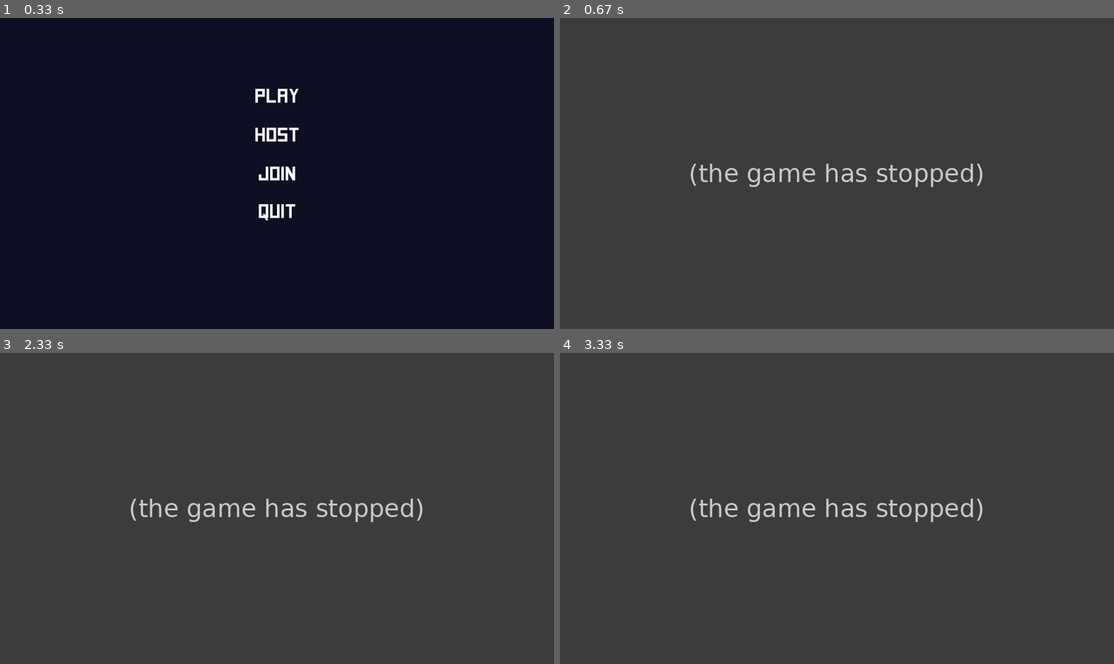
Above: before the commit, frames 1-4 (two rows, left to right).
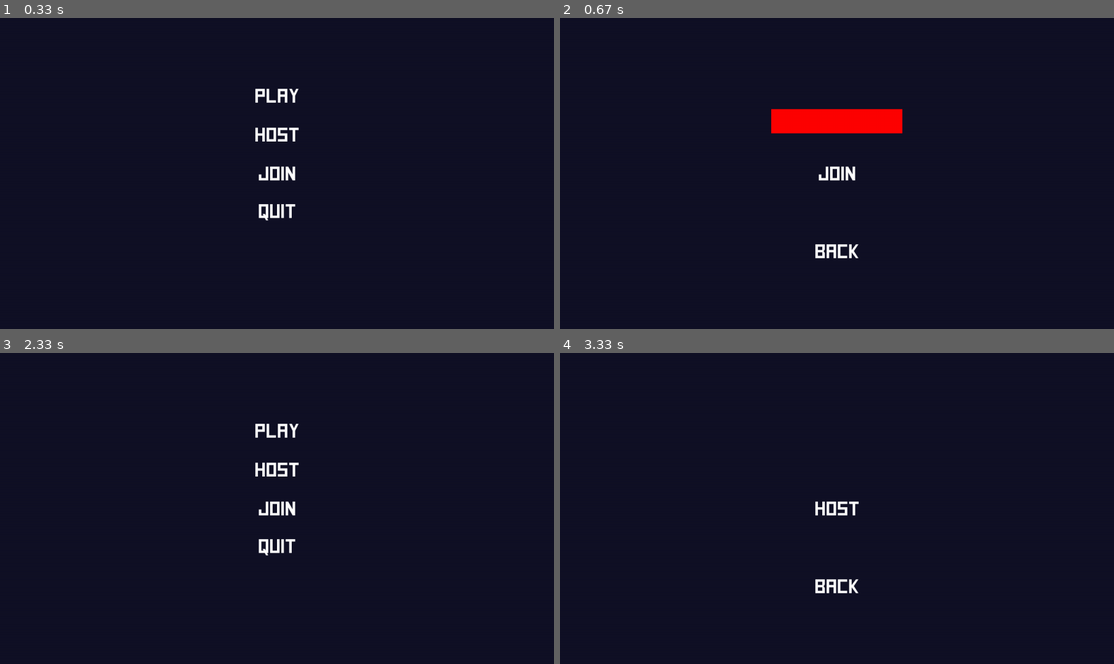
Above: after the commit, the same moments.

Repository: Jeliiiii/GRP12-Mini-studio
Game: pygame game, started from App/Client.py
The game is run twice, just before and just after one commit, with the same random seed, the same clock (stepped at 60 frames per second) and the same inputs.
Inputs (mouse positions are in pixels of both pictures, inside the frame that each line leads up to):
- Up to frame 1 (0.33 s): no input
- Up to frame 2 (0.67 s): click (837, 173) at 0.38 s
- Up to frame 3 (2.33 s): tap Shift at 0.67 s; click (204, 530) at 1.05 s; press the mouse at (277, 455) at 1.37 s; move the mouse to (254, 430) at 1.47 s; release the mouse at (232, 405) at 1.6 s; hold Backspace 1.67-2.13 s; press the mouse at (277, 586) at 2.2 s; move the mouse to (293, 604) at 2.3 s
- Up to frame 4 (3.33 s): release the mouse at (875, 626) at 2.43 s; press the mouse at (837, 430) at 2.53 s; move the mouse to (798, 446) at 2.63 s; release the mouse at (764, 458) at 2.77 s; press the mouse at (837, 586) at 2.87 s; move the mouse to (864, 524) at 2.97 s; release the mouse at (892, 464) at 3.1 s; press the mouse at (837, 430) at 3.2 s; move the mouse to (753, 471) at 3.3 s

Frame 1 is identical in both runs. In frame 2, 100% of the frame differs, in the area x 0-100%, y 0-100%; in frame 3, 100%; in frame 4, 100%.
Error before the commit: AttributeError: 'JoinInterfaceScene' object has no attribute 'updateScene' (Client.py line 64); the game stopped at 0.4 s (later frames are placeholders)

Commit message:
Working Typing Field Actor (similar to form)

Diff:
--- a/App/Client.py
+++ b/App/Client.py
@@ -1,9 +1,4 @@
 import pygame
-import pygame.freetype
-import socket
-from threading import Thread
-from Shared.Networking.Server import Server
-from Shared.Networking.ClientSocket import ClientSocket
 from Shared.Scenes.Menus.MainMenuScene import MainMenuScene
 
 class Client:
--- a/App/Shared/Actors/UI/ButtonActor.py
+++ b/App/Shared/Actors/UI/ButtonActor.py
@@ -26,14 +26,15 @@
     def isHovering(self, x, y):
         return self.sprite[1].collidepoint(x, y)
 
-    def handleMouse(self, x, y, clicking):
+    def handleMouse(self, x, y, mouseInputs):
         if self.isHovering(x, y):
             if self.displaySize != "big":
                 self.displaySize = "big"
-
+            clicking = (1 in mouseInputs)
             if clicking:
                 self.onClick()
-                print("Clicked")
+                if clicking:
+                    mouseInputs.remove(1)
         elif self.displaySize != "normal":
             self.displaySize = "normal"
 
--- /dev/null
+++ b/App/Shared/Actors/UI/FormsActors/TypingFieldActor.py
@@ -0,0 +1,60 @@
+import pygame
+from Shared.Utilities.charactersReferencesList import charactersReferencesList
+
+class TypingFieldActor:
+
+    def __init__(self, x, y, font, fontSize, fontColor, value="", placeHolder="", active = False, maxLength=16, displayedWidth=9):
+        self.font = font
+        self.fontSize = fontSize
+        self.fontColor = fontColor
+        self.value = value
+        self.placeHolder = placeHolder
+        self.maxLength = maxLength
+        self.active = active
+        self.hitBoxWidth = 3*self.fontSize/4*displayedWidth
+        hitBoxHeight = self.fontSize+self.fontSize/4
+        self.hitBox = pygame.Rect(x-self.hitBoxWidth/2, y-hitBoxHeight/2, self.hitBoxWidth, self.fontSize+self.fontSize/4)
+
+        charRefs = charactersReferencesList()
+        self.allowedChar = charRefs.strNumbers + charRefs.smallCharAlphabet + ["."]
+        print(self.allowedChar)
+        self.textSprite = self.font.render(self.value, fgcolor=self.fontColor, size=self.fontSize) # tuple : [0] = pygame.Surface, [1] = pygame.Rect
+        if not self.active:
+            self.textSprite[0].set_alpha(200)
+
+        self.textPos = (x-self.hitBoxWidth/2+self.fontSize/4, y-self.fontSize/2)
+        (self.textSprite[1].x,self.textSprite[1].y) = (self.textPos[0], self.textPos[1])
+
+
+    def isHovering(self, x, y):
+        return self.hitBox.collidepoint(x, y)
+
+    def onTick(self, inputs, dt):
+        if self.active:
+            if (not self.isHovering(inputs["MOUSE_POS"][0],inputs["MOUSE_POS"][1])) and (1 in inputs["MOUSE_BUTTONS"]):
+                self.textSprite[0].set_alpha(200)
+                self.active = False
+                return
+            if inputs["ACTIVE_KEYS"]:
+                for key in inputs["ACTIVE_KEYS"]:
+                    if key == pygame.K_BACKSPACE:
+                        self.value = self.value[:-1]
+                        inputs["ACTIVE_KEYS"].remove(pygame.K_BACKSPACE)
+                    elif len(self.value) != self.maxLength:
+                        if key == pygame.K_LSHIFT and pygame.K_SEMICOLON in inputs["ACTIVE_KEYS"]:
+                            self.value += "."
+                            inputs["ACTIVE_KEYS"].remove(pygame.K_SEMICOLON)
+                        elif pygame.key.name(key) in self.allowedChar:
+                            self.value += (pygame.key.name(key))
+                            inputs["ACTIVE_KEYS"].remove(key)
+                self.textSprite = self.font.render(self.value, fgcolor=self.fontColor, size=self.fontSize)
+                (self.textSprite[1].x,self.textSprite[1].y) = (self.textPos[0], self.textPos[1])
+        elif self.isHovering(inputs["MOUSE_POS"][0],inputs["MOUSE_POS"][1]) and (1 in inputs["MOUSE_BUTTONS"]):
+            self.textSprite[0].set_alpha(255)
+            self.active = True
+            inputs["MOUSE_BUTTONS"].remove(1)
+            print(self.active)
+
+    def draw(self, window):
+        pygame.draw.rect(window, "red", self.hitBox)
+        window.blit(self.textSprite[0], self.textSprite[1])
--- a/App/Shared/Actors/UI/MenuActor.py
+++ b/App/Shared/Actors/UI/MenuActor.py
@@ -24,11 +24,10 @@
             button.move
 
     def handleMouse(self, x, y, mouseInputs):
-        clicking = (1 in mouseInputs)
+
         for button in self.buttonsList:
-            button.handleMouse(x, y, clicking)
-        if clicking:
-            mouseInputs.remove(1)
+            button.handleMouse(x, y, mouseInputs)
+
 
 
     def draw(self, window):
--- a/App/Shared/Networking/ClientSocket.py
+++ b/App/Shared/Networking/ClientSocket.py
@@ -7,10 +7,12 @@
     def __init__(self):
         super().__init__()
 
-
     def joinServer(self, SERVER_HOST, PORT):
-        self.socket.connect((SERVER_HOST, PORT))
-        print("[CLIENT] - Connected to server: ", SERVER_HOST)
+        try:
+            self.socket.connect((SERVER_HOST, PORT))
+            print("[CLIENT] - Connected to server: ", SERVER_HOST)
+        except:
+            print(f"[CLIENT] - Connection to {SERVER_HOST} couldn't be established")
 
     def disconnect(self):
         self.send(self.socket, 0, 3) #type = 3 -> disconnect type
--- a/App/Shared/Scenes/Menus/JoinInterfaceScene.py
+++ b/App/Shared/Scenes/Menus/JoinInterfaceScene.py
@@ -1,11 +1,46 @@
-from Shared.Scenes.Menus.MenuScene import MenuScene
+from Shared.Networking.ClientSocket import ClientSocket
+import socket
+from Shared.Actors.UI.ButtonActor import ButtonActor
+from .MenuScene import MenuScene
+import pygame
+from Shared.Actors.UI.FormsActors.TypingFieldActor import TypingFieldActor
 
 class JoinInterfaceScene(MenuScene):
 
     def __init__(self):
-        pass
+        super().__init__("HostInterface")
+
+        (windowWidth, windowHeight) = pygame.display.get_window_size()
+        HOST = socket.gethostname()
+        PORT = 5000
+
+        self.menu.buttonsList=[ButtonActor("Join", lambda: ClientSocket().joinServer(socket.gethostname(), 65534)),
+                               ButtonActor("Back", self.switchMainMenuScene)
+                                ]
 
 
+
+        buttonsAmount = self.menu.getButtonsAmount()
+        buttonsFontSize = windowHeight/16
+        buttonsFont = pygame.freetype.Font("App\Shared\Assets\Graphics\Fonts\Square.ttf")
+        key=0
+        for button in self.menu.buttonsList:
+            button.renderDefaultSprite(buttonsFont, buttonsFontSize, "white")
+            button.moveSpriteOnCenter(windowWidth/2, (key+2)*windowHeight/(buttonsAmount*2))
+            key+=1
+
+        self.portTypingField = TypingFieldActor(windowWidth/2, windowHeight/3, buttonsFont, buttonsFontSize, "white", maxLength=5, active=True)
+        self.HUD = [self.menu, self.portTypingField]
+
+
+    def updateScene(self, inputs, dt):
+        self.menu.handleMouse(inputs["MOUSE_POS"][0], inputs["MOUSE_POS"][1], inputs["MOUSE_BUTTONS"])
+        self.HUD[1].onTick(inputs, dt)
+
+    def drawScene(self, window):
+        window.fill( "#111126" )
+        for actor in self.HUD:
+            actor.draw(window)
 
 
     def switchMainMenuScene(self):
--- /dev/null
+++ b/App/Shared/Utilities/charactersReferencesList.py
@@ -0,0 +1,15 @@
+class charactersReferencesList:
+
+    def __init__(self):
+
+        #use Tools/characterListFromInput.py to generate more
+
+        self.smallCharAlphabet = ['a', 'z', 'e', 'r', 't', 'y', 'u', 'i', 'o',
+                                  'p', 'q', 's', 'd', 'f', 'g', 'h', 'j', 'k',
+                                  'l', 'm', 'w', 'x', 'c', 'v', 'b', 'n', 'é',
+                                  'è', 'à', 'î', 'û', 'ô', 'ê', 'ï', 'ö', 'ü',
+                                  'ë', 'ä', 'â']
+
+        self.strNumbers = ['1', '2', '3', '4', '5', '6', '7', '8', '9', '0']
+
+        pass
--- /dev/null
+++ b/App/Tools/characterListFromInput.py
@@ -0,0 +1,7 @@
+def characterListFromInput():
+    stringInput = input("Enter the characters of your list : ")
+    charactersList = [letter for letter in stringInput]
+
+    return charactersList
+
+print(characterListFromInput())
